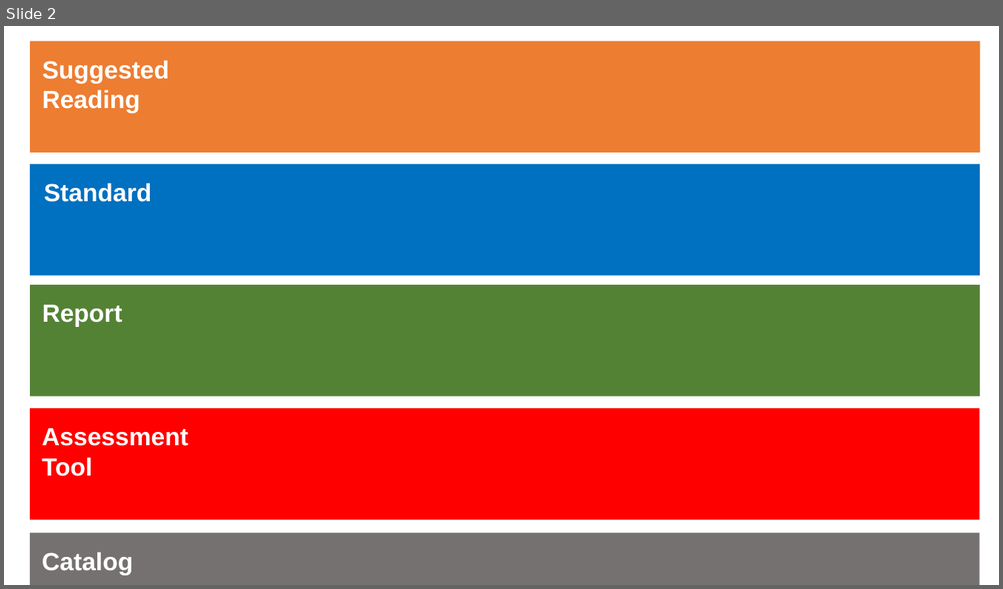
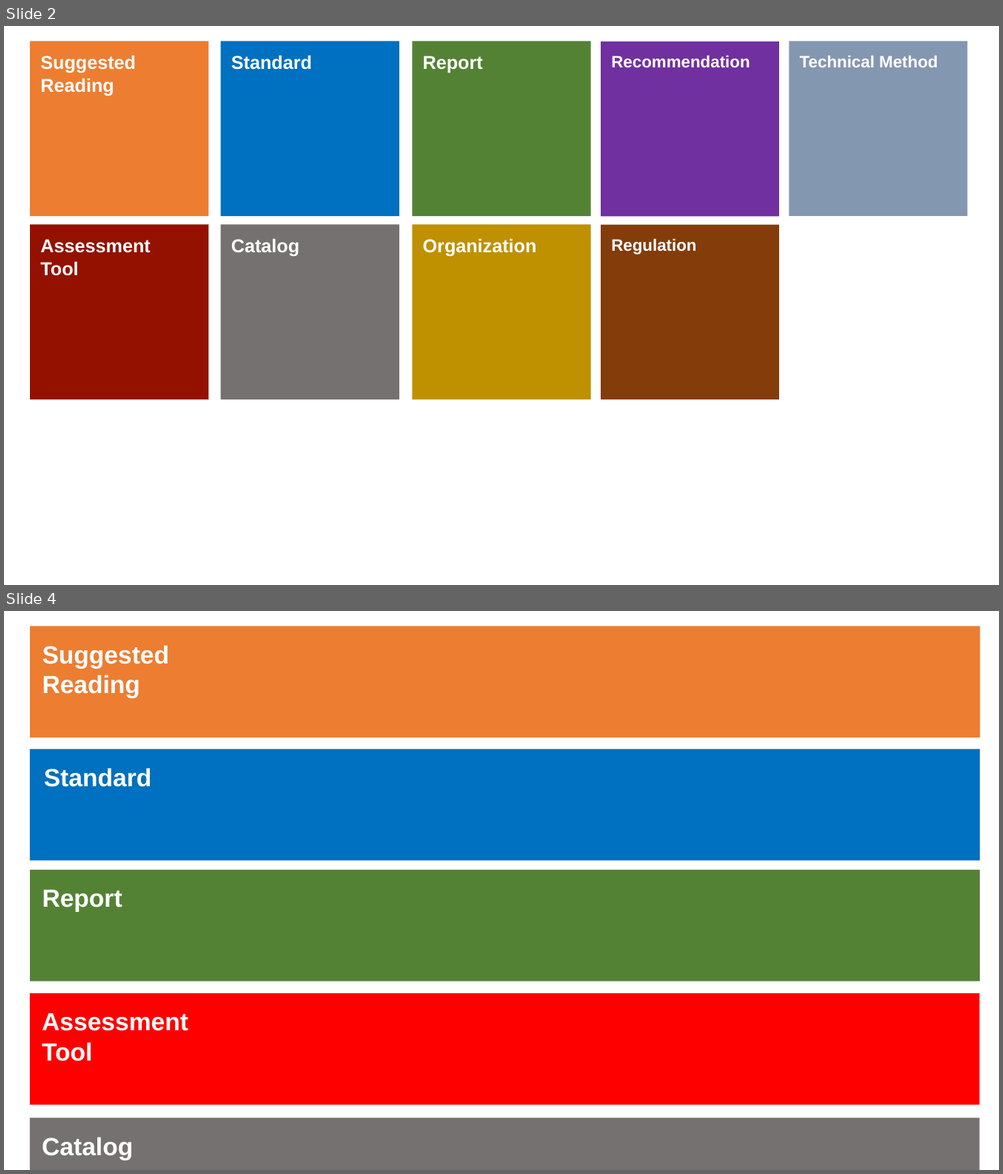
Before and after one commit to RAI-toolkit/RAI-toolkit.github.io, a slide deck: assets/images/RAI_toolkit/RAI_categories.pptx. Shown one above the other, each under a label of ours: slide 2 before the commit, slides 2 and 4 after it; the slides between them are not shown. The pictures are 1003x589 and 1003x1174 pixels, drawn with LibreOffice and Linux fonts; fonts in the diff are those of the drawing. Boxes give left, top, right and bottom in pixels: in the first picture for what was removed or moved away, otherwise in the second. Text is boxed around its words. In the diff, an @@ line names an element or a change of style, - is before the commit and + after.

```diff
--- a/assets/images/RAI_toolkit/RAI_categories.pptx
+++ b/assets/images/RAI_toolkit/RAI_categories.pptx
@@ slide 2 added at [4,26,999,585], background #FFFFFF @@
@@ rectangle added at [30,41,208,216], fill #ED7D31 @@
@@ rectangle added at [220,41,398,216], fill #0070C0 @@
@@ rectangle added at [412,41,590,216], fill #548235 @@
@@ rectangle added at [601,42,780,217], fill #7030A0 @@
@@ rectangle added at [789,41,967,216], fill #8497B0 @@
@@ text added at [40,55,136,96], 18 pt, text #FFFFFF, bold @@
+Suggested
+Reading
@@ text added at [231,55,312,70], 18 pt, text #FFFFFF, bold @@
+Standard
@@ text added at [423,56,483,73], 18 pt, text #FFFFFF, bold @@
+Report
@@ text added at [611,55,749,67], 16 pt, text #FFFFFF, bold @@
+Recommendation
@@ text added at [800,56,937,67], 16 pt, text #FFFFFF, bold @@
+Technical Method
@@ rectangle added at [30,224,208,400], fill #941100 @@
@@ rectangle added at [220,224,398,400], fill #767171 @@
@@ rectangle added at [412,224,590,400], fill #BF9000 @@
@@ rectangle added at [601,225,780,400], fill #843C0B @@
@@ text added at [40,239,150,276], 18 pt, text #FFFFFF, bold @@
+Assessment
+Tool
@@ text added at [231,239,299,257], 18 pt, text #FFFFFF, bold @@
+Catalog
@@ text added at [423,238,537,257], 18 pt, text #FFFFFF, bold @@
+Organization
@@ text added at [611,238,696,255], 16 pt, text #FFFFFF, bold @@
+Regulation
@@ what was slide 2 is now slide 4 @@
```
Also in this commit, not shown: 1 slide changed, 1 other slide added, 12 other files.
